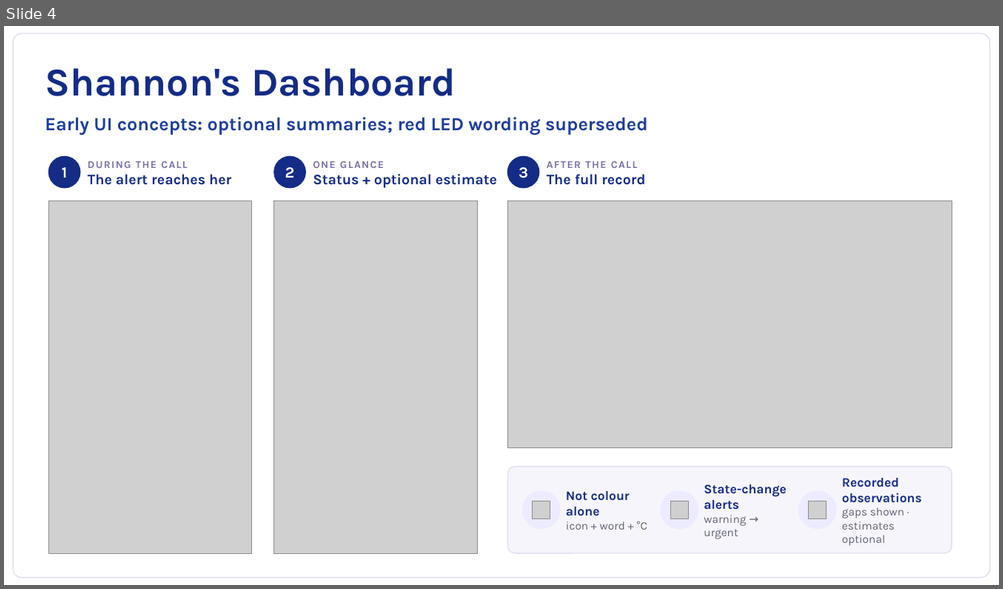
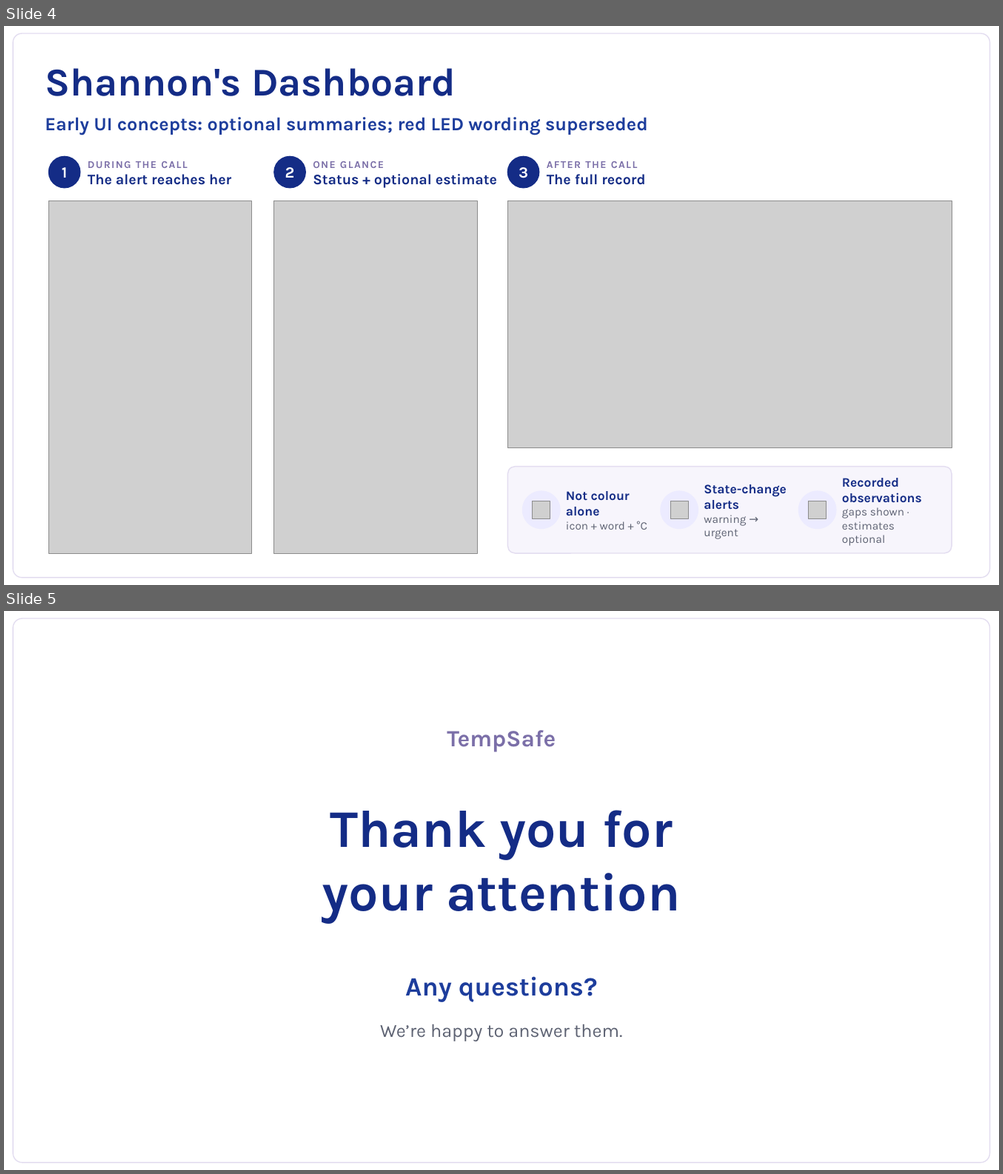
Before and after one commit to nikitsya/Smart-Box, a slide deck: docs/presentation/TempSafe_Elevator_Pitch.pptx. Shown one above the other, each under a label of ours: slide 4 before the commit, slides 4 and 5 after it. The pictures are 1003x589 and 1003x1174 pixels, drawn with LibreOffice and Linux fonts; fonts in the diff are those of the drawing; grey boxes stand for pictures. Boxes give left, top, right and bottom in pixels: in the first picture for what was removed or moved away, otherwise in the second. Text is boxed around its words. In the diff, an @@ line names an element or a change of style, - is before the commit and + after.

Commit message:
Add closing thank-you and questions slide

```diff
--- a/docs/presentation/TempSafe_Elevator_Pitch.pptx
+++ b/docs/presentation/TempSafe_Elevator_Pitch.pptx
@@ slide 5 added at (4, 611, 999, 1170), background #FFFFFF @@
@@ rounded rectangle added at (13, 618, 990, 1163), fill #FFFFFF, outline #E3DDF0 1 pt @@
@@ text added at (447, 730, 555, 752), 22.5 pt, text #7B6FA8, bold @@
+TempSafe
@@ text added at (322, 810, 680, 923), 51 pt, text #142C86, bold @@
+Thank you for
+your attention
@@ text added at (405, 977, 597, 1002), 25.5 pt, text #1D3D9C, bold @@
+Any questions?
@@ text added at (380, 1025, 623, 1042), 18 pt, text #5E6373 @@
+We’re happy to answer them.
```
Also in this commit, not shown: 3 slides changed.
